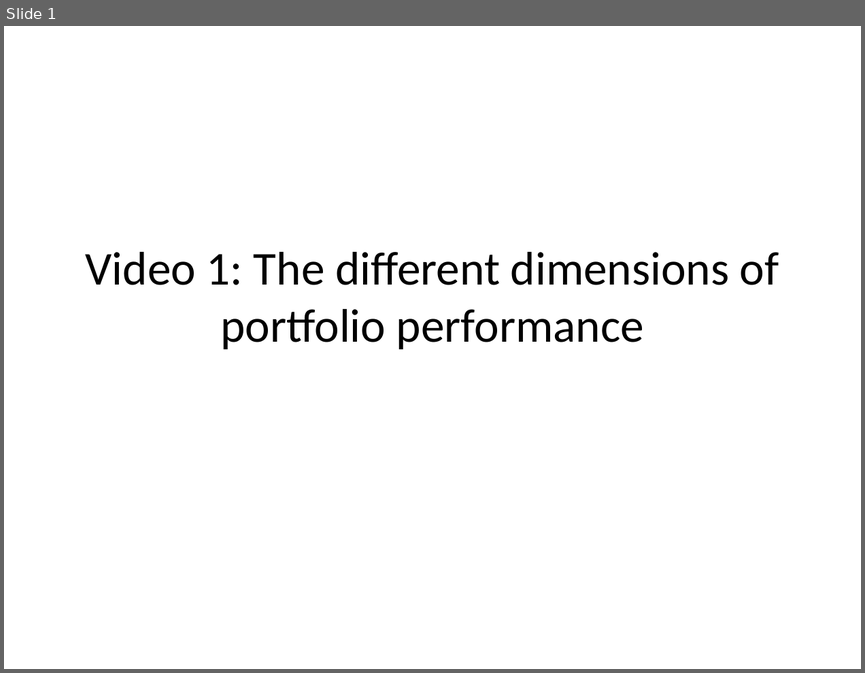
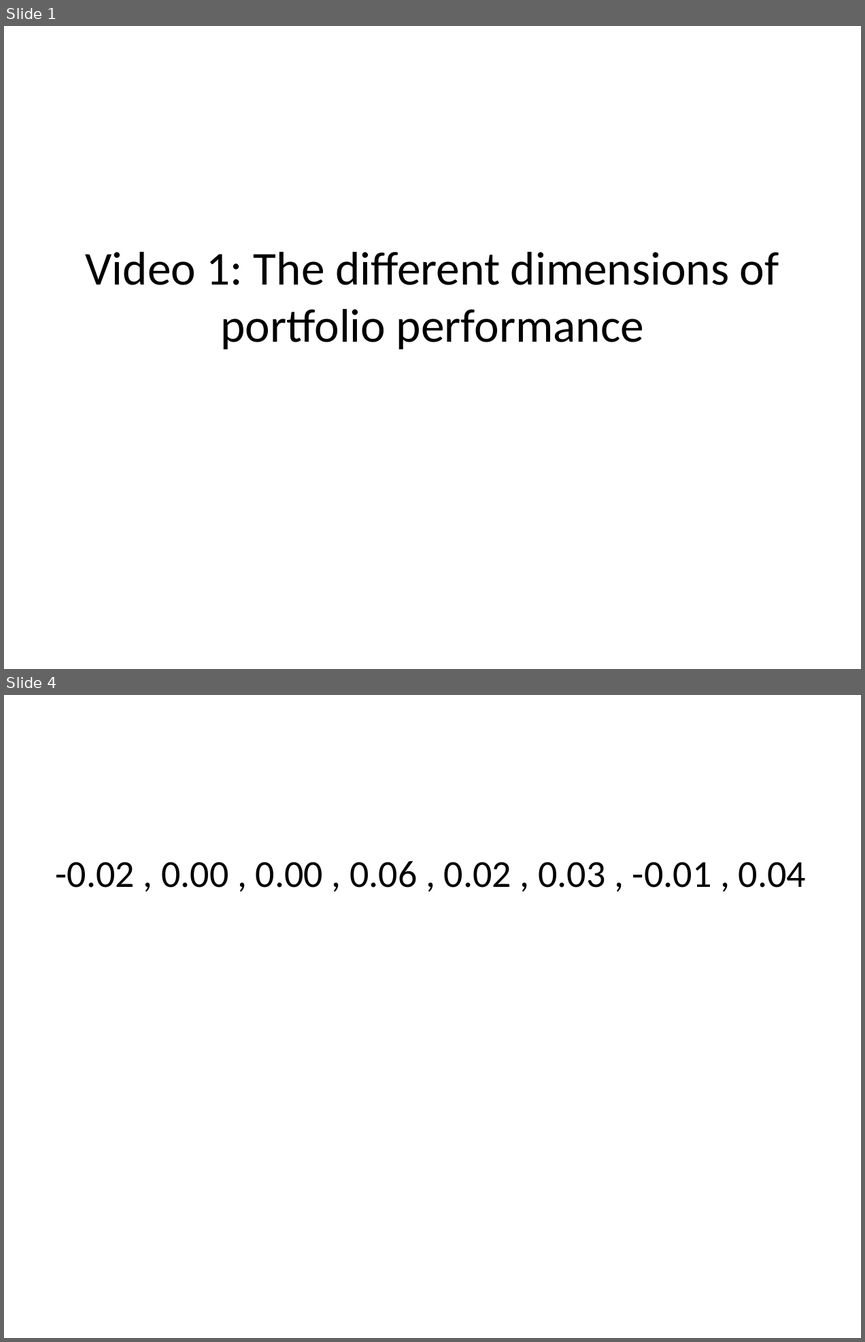
Before and after one commit to saciestudio/courses-intro-portfolio-analysis, a slide deck: scripts/Chapter2.pptx. Shown one above the other, each under a label of ours: slide 1 before the commit, slides 1 and 4 after it; the slides between them are not shown. The pictures are 865x673 and 865x1342 pixels, drawn with LibreOffice and Linux fonts; fonts in the diff are those of the drawing. Boxes give left, top, right and bottom in pixels: in the first picture for what was removed or moved away, otherwise in the second. Text is boxed around its words. In the diff, an @@ line names an element or a change of style, - is before the commit and + after.

```diff
--- a/scripts/Chapter2.pptx
+++ b/scripts/Chapter2.pptx
@@ slide 4 added at bbox=[4, 695, 861, 1338], background #FFFFFF @@
@@ text added at bbox=[56, 861, 806, 887], 32 pt, text #000000 @@
+-0.02 , 0.00 , 0.00 , 0.06 , 0.02 , 0.03 , -0.01 , 0.04
```
Also in this commit, not shown: 2 slides changed, 2 other slides added, 3 other files.
